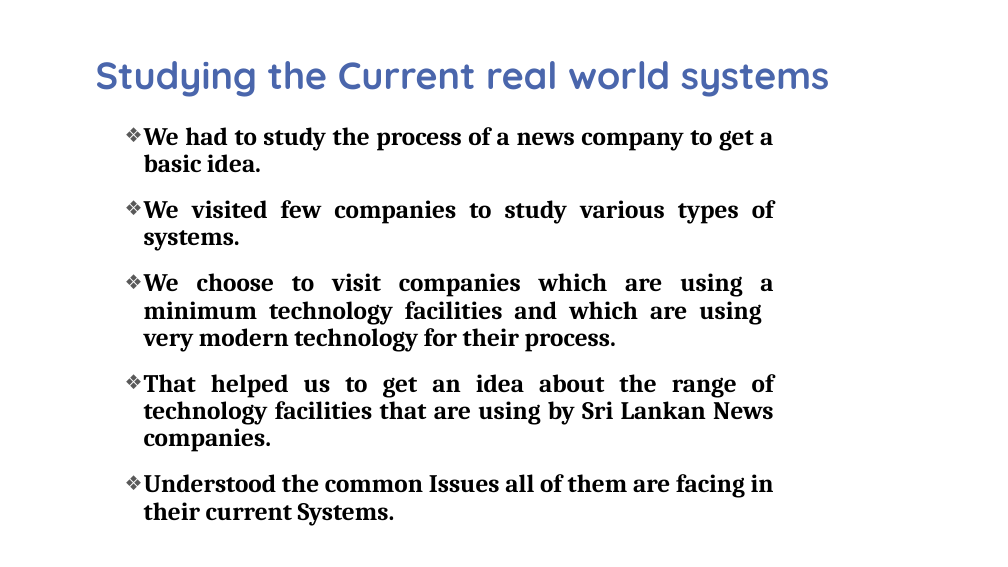
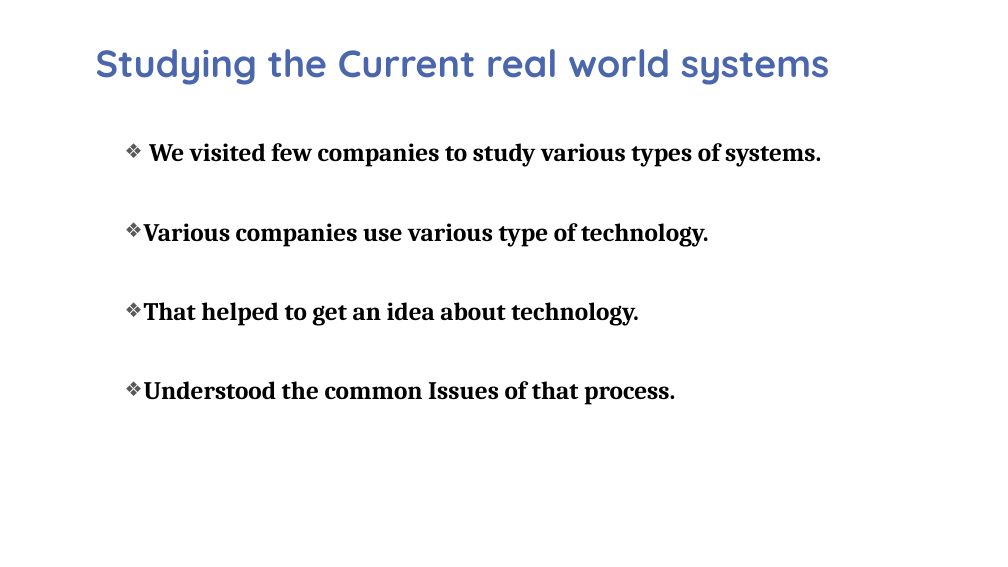
Before and after one commit to Dhanushka-Sanjaya/2nd-year-Group-Project, a slide deck: slide 5 of presentation/GROUP 13.pptx. Drawn at 1008x567 pixels with LibreOffice and Linux fonts; fonts in the diff are those of the drawing; background and template pictures are left out. Boxes give left, top, right and bottom in pixels: in the first picture for what was removed or moved away, otherwise in the second. Text is boxed around its words. In the diff, an @@ line names an element or a change of style, - is before the commit and + after.

```diff
--- a/presentation/GROUP 13.pptx
+++ b/presentation/GROUP 13.pptx
@@ title "Studying the Current real world ...": place and size @@
-title "Studying the Current real world ..." at box(96, 61, 830, 97)
+title "Studying the Current real world ..." at box(96, 49, 830, 85)
@@ text "We visited few companies to ...": place and size @@
-text "We visited few companies to ..." at box(144, 127, 774, 526)
+text "We visited few companies to ..." at box(144, 143, 821, 405)
@@ text at box(144, 127, 773, 173): paragraph removed @@
-❖ We had to study the process of a news company to get a basic idea.
@@ text at box(149, 143, 821, 167): alignment justified to left; line spacing 0.9 to 2 @@
@@ text at box(144, 223, 708, 405): text changed @@
-❖ We choose to visit companies which are using a minimum technology facilities and which are using very modern technology for their process.
-❖ That helped us to get an idea about the range of technology facilities that are using by Sri Lankan News companies.
-❖ Understood the common Issues all of them are facing in their current Systems.
+❖ Various companies use various type of technology.
+❖ That helped to get an idea about technology.
+❖ Understood the common Issues of that process.
```
Also in this commit, not shown: 1 other slide changed.
